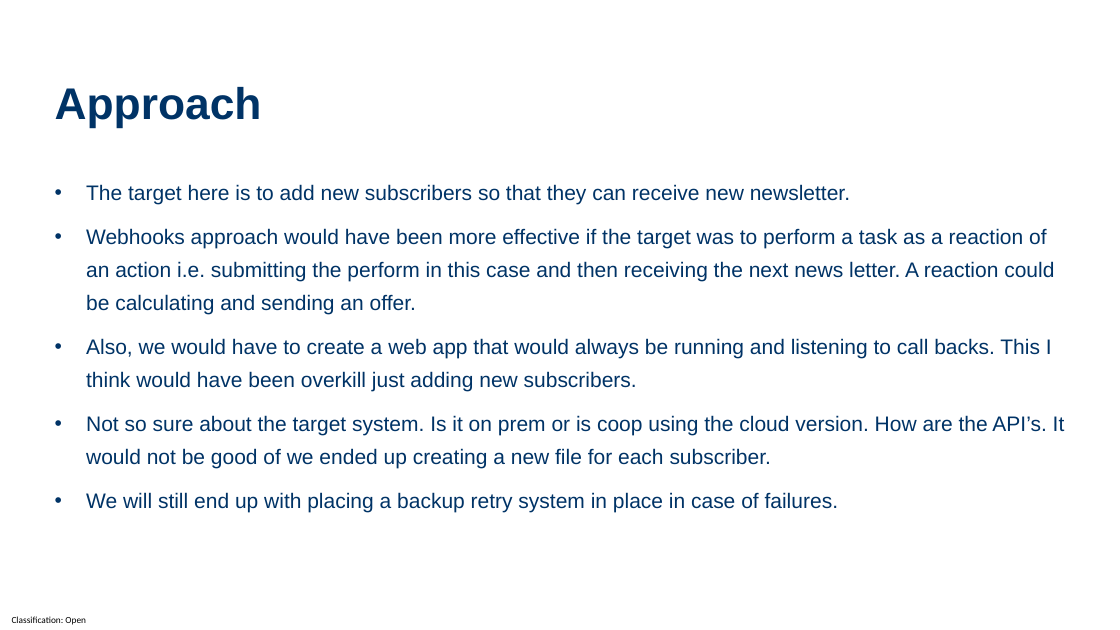
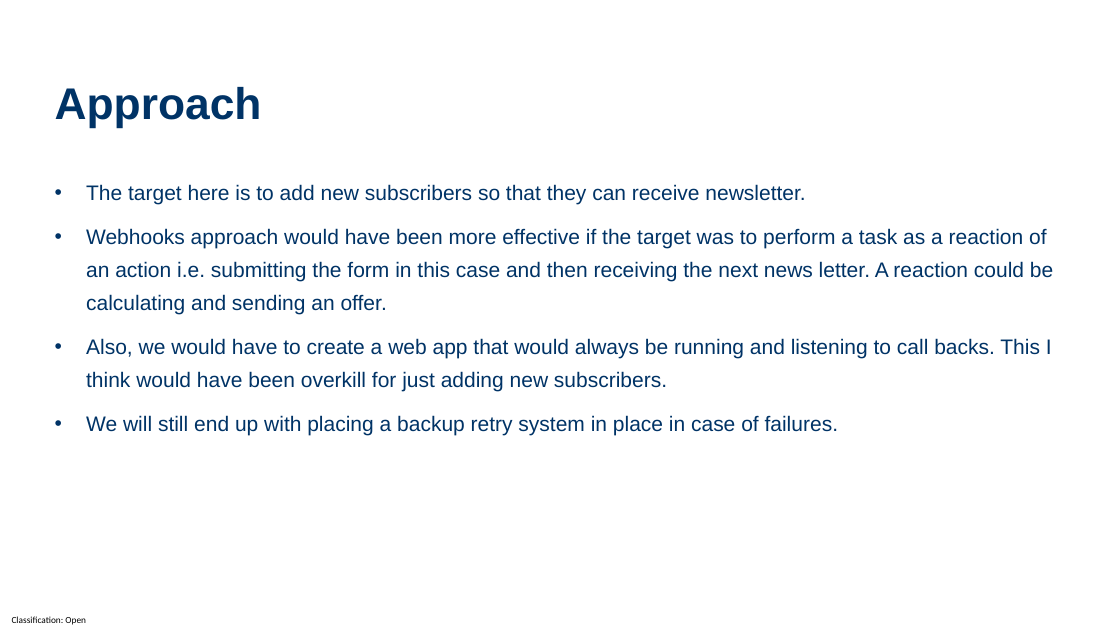
Before and after one commit to talha-naveed97/Coop_Integration, a slide deck: slide 5 of Case_Integrasjon_Developer PPT.pptx. Drawn at 1120x630 pixels with LibreOffice and Linux fonts; fonts in the diff are those of the drawing; background and template pictures are left out. Boxes give left, top, right and bottom in pixels: in the first picture for what was removed or moved away, otherwise in the second. Text is boxed around its words. In the diff, an @@ line names an element or a change of style, - is before the commit and + after.

```diff
--- a/Case_Integrasjon_Developer PPT.pptx
+++ b/Case_Integrasjon_Developer PPT.pptx
@@ text at (x1=86, y1=184, x2=1053, y2=391): text changed @@
-• The target here is to add new subscribers so that they can receive new newsletter.
-• Webhooks approach would have been more effective if the target was to perform a task as a reaction of an action i.e. submitting the perform in this case and then receiving the next news letter. A reaction could be calculating and sending an offer.
-• Also, we would have to create a web app that would always be running and listening to call backs. This I think would have been overkill just adding new subscribers.
-• Not so sure about the target system. Is it on prem or is coop using the cloud version. How are the API’s. It would not be good of we ended up creating a new file for each subscriber.
+• The target here is to add new subscribers so that they can receive newsletter.
+• Webhooks approach would have been more effective if the target was to perform a task as a reaction of an action i.e. submitting the form in this case and then receiving the next news letter. A reaction could be calculating and sending an offer.
+• Also, we would have to create a web app that would always be running and listening to call backs. This I think would have been overkill for just adding new subscribers.
```
Also in this commit, not shown: 4 other slides changed.
